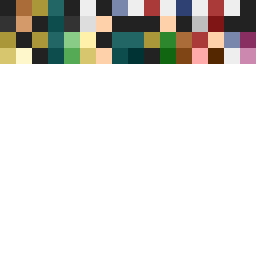
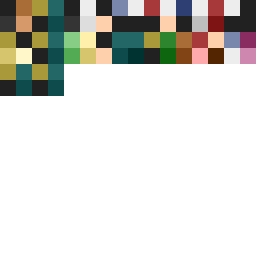
Comparing the layer stacks of the two w=256, h=256 images. Changes:
added layer "Shell" above "Bullet" over [32, 64, 64, 96]
added layer "Bullet" above "Reward" over [0, 64, 32, 96]
